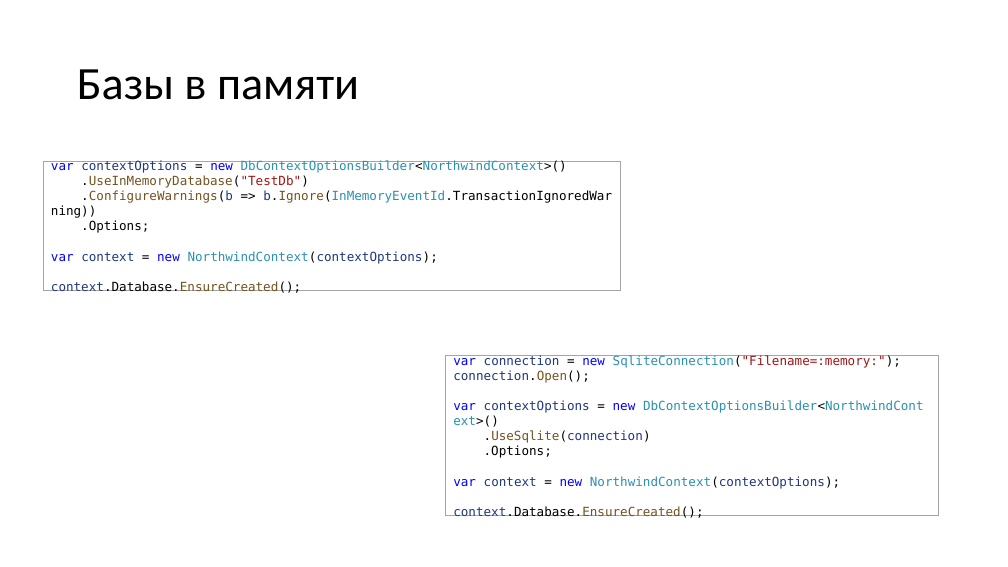
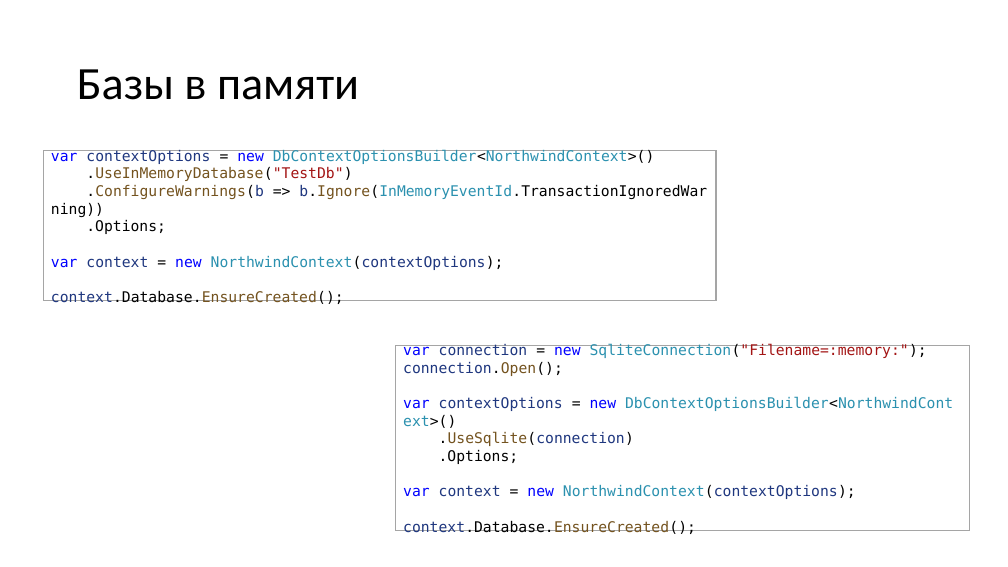
Before and after one commit to MihailRomanov/asp_net_course_2024, a slide deck: slide 60 of Modules/02. Some standard libraries/02. ADO.Net and ORMs/04. EF Core.pptx. Drawn at 1008x567 pixels with LibreOffice and Linux fonts; fonts in the diff are those of the drawing. Boxes give left, top, right and bottom in pixels: in the first picture for what was removed or moved away, otherwise in the second. Text is boxed around its words. In the diff, an @@ line names an element or a change of style, - is before the commit and + after.

```diff
--- a/Modules/02. Some standard libraries/02. ADO.Net and ORMs/04. EF Core.pptx
+++ b/Modules/02. Some standard libraries/02. ADO.Net and ORMs/04. EF Core.pptx
@@ rectangle "var contextOptions = new DbContextOptionsBuilder<NorthwindCo ..." at box(43, 151, 716, 302): size 12 to 14 pt @@
@@ rectangle "var contextOptions = new DbContextOptionsBuilder<NorthwindCo ...": place and size @@
-rectangle "var contextOptions = new DbContextOptionsBuilder<NorthwindCo ..." at box(43, 161, 620, 291)
+rectangle "var contextOptions = new DbContextOptionsBuilder<NorthwindCo ..." at box(43, 151, 716, 302)
@@ rectangle "var connection = new SqliteConnection("Filename=:memory:"); ...": place and size @@
-rectangle "var connection = new SqliteConnection("Filename=:memory:"); ..." at box(446, 355, 939, 516)
+rectangle "var connection = new SqliteConnection("Filename=:memory:"); ..." at box(395, 346, 969, 532)
@@ rectangle "var connection = new SqliteConnection("Filename=:memory:"); ..." at box(395, 346, 969, 532): size 12 to 14 pt @@
```
Also in this commit, not shown: 17 other slides changed.
